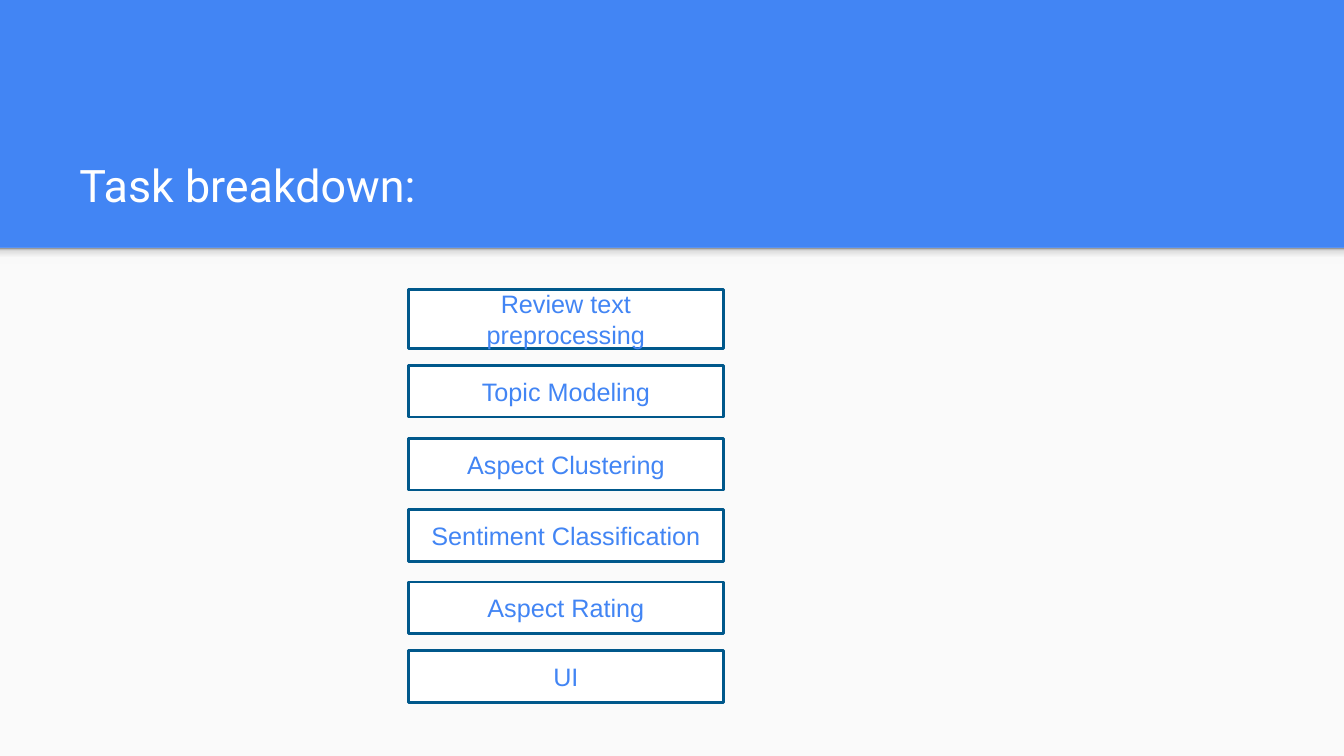
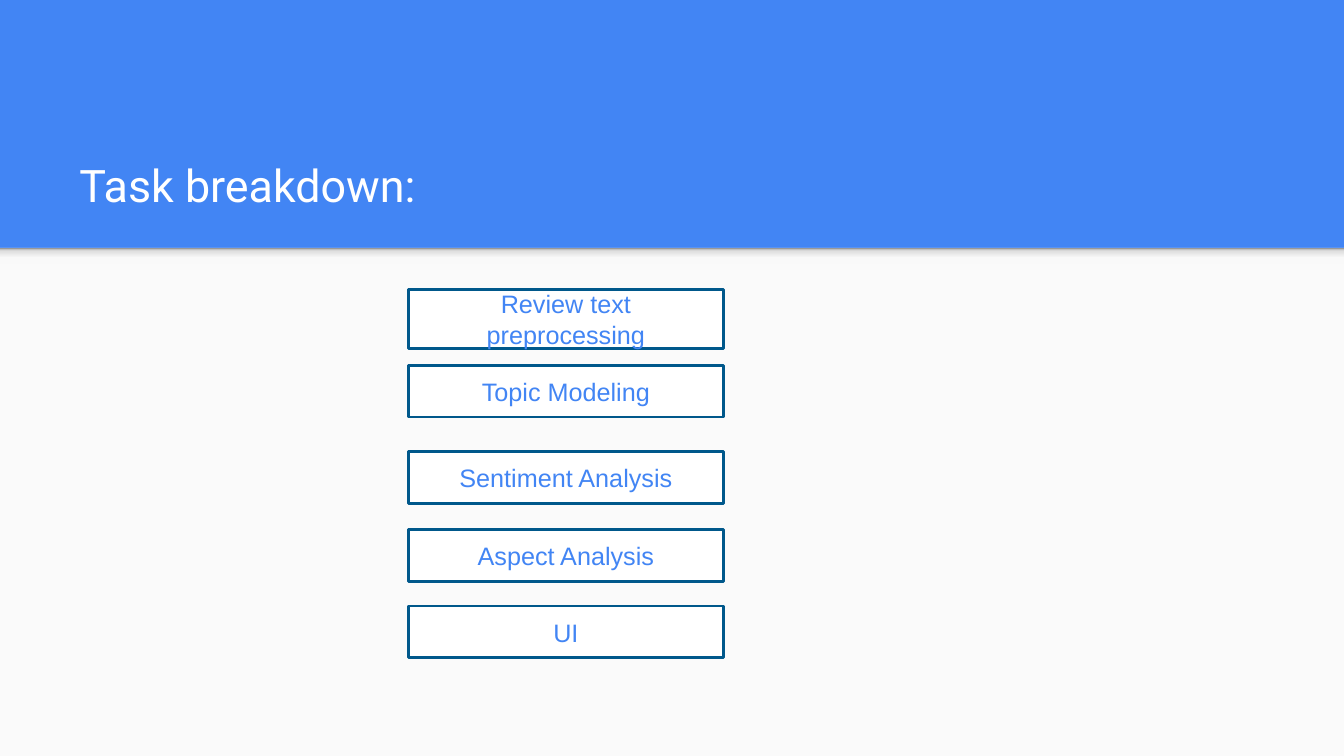
Before and after one commit to AsadBinImtiaz/CS410_UIUC, a slide deck: slide 5 of Presentations/CS410_FA2019_Presentation.pptx. Drawn at 1344x756 pixels with LibreOffice and Linux fonts; fonts in the diff are those of the drawing. Boxes give left, top, right and bottom in pixels: in the first picture for what was removed or moved away, otherwise in the second. Text is boxed around its words. In the diff, an @@ line names an element or a change of style, - is before the commit and + after.

```diff
--- a/Presentations/CS410_FA2019_Presentation.pptx
+++ b/Presentations/CS410_FA2019_Presentation.pptx
@@ rectangle removed at [408, 439, 723, 490] @@
-Aspect Clustering
@@ rectangle "Sentiment Analysis": place and size @@
-rectangle "Sentiment Analysis" at [408, 509, 723, 561]
+rectangle "Sentiment Analysis" at [408, 452, 723, 503]
@@ text in rectangle at [459, 468, 672, 492]: text changed @@
-Sentiment Classification
+Sentiment Analysis
@@ rectangle "Aspect Analysis": place and size @@
-rectangle "Aspect Analysis" at [408, 582, 723, 633]
+rectangle "Aspect Analysis" at [408, 530, 723, 582]
@@ text in rectangle at [478, 546, 654, 571]: text changed @@
-Aspect Rating
+Aspect Analysis
@@ rectangle "UI": place and size @@
-rectangle "UI" at [408, 651, 723, 703]
+rectangle "UI" at [408, 606, 723, 657]
```
Also in this commit, not shown: 2 other slides changed, 5 slides added, 4 slides removed.
